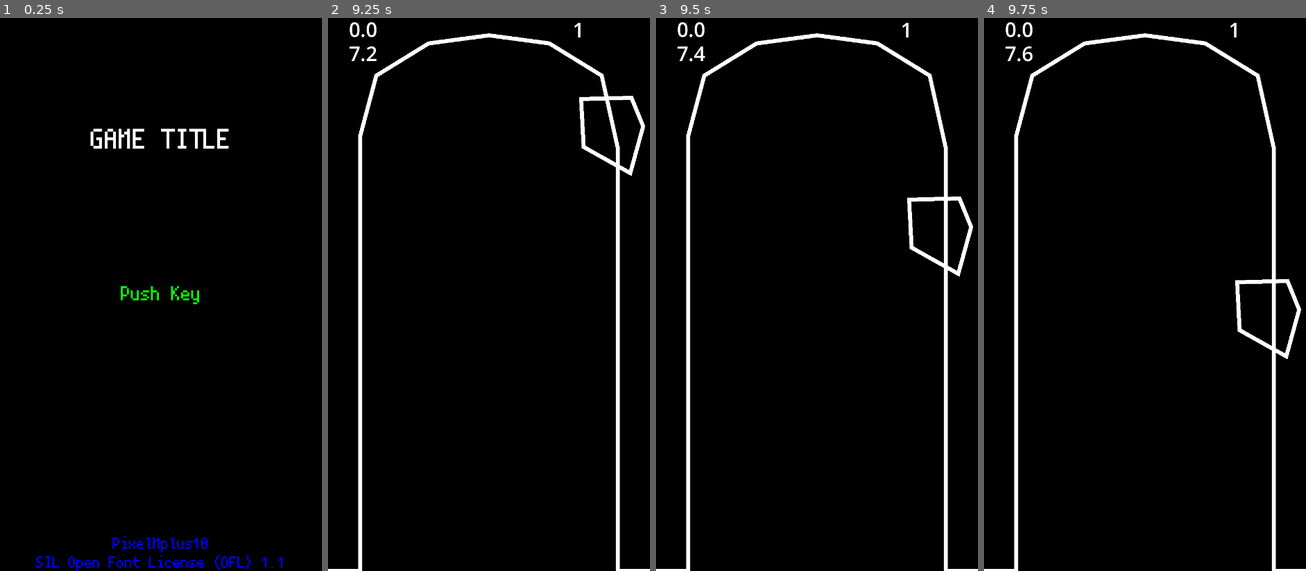
Above: before the commit, frames 1-4 (left to right).
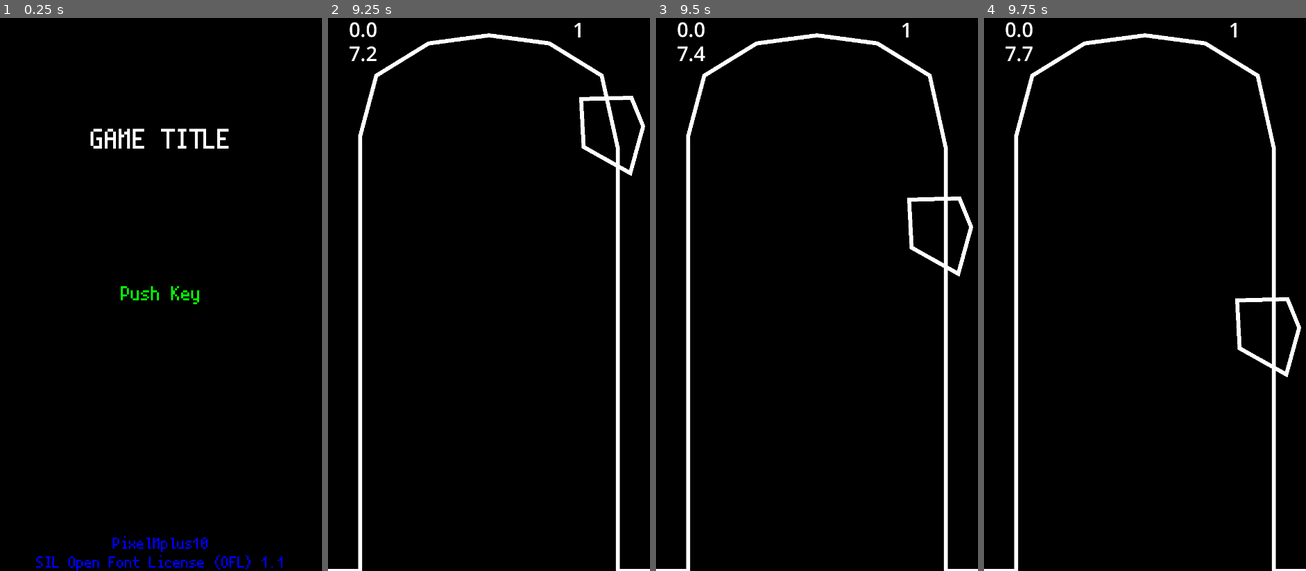
Above: after the commit, the same moments.

Repository: WOCae/L010
Game: Godot game, scene res://Scene/start_game.tscn
Two runs of this game, one before a commit and one after it. Both use one fixed random seed, a clock stepped at 60 frames per second and the inputs below.
Inputs (mouse positions are in pixels of both pictures, inside the frame that each line leads up to):
- Up to frame 1 (0.25 s): no input
- Up to frame 2 (9.25 s): tap Enter (ui_accept) at 0.5, 0.77, 0.8, 1.07, 1.35, 1.52, 1.82, 2.3, 3.02, 3.32, 3.6, 3.77, 4.07, 4.52, 4.82, 5.3, 5.85, 6.02, 6.32, 6.77, 6.8, 7.07, 7.52, 7.82, 8.1, 8.75, 9.02 s; move the mouse to (472, 405) at 0.52 s; hold Up (move_up) 0.53-2.03 s; tap Space (ui_select) at 0.6, 1.55, 2.1, 2.85, 4.35, 5.1, 6.05, 6.6, 7.35, 8.85 s; click (472, 405) at 0.67 s; move the mouse to (366, 56) at 1.27 s; click (366, 56) at 1.42 s; move the mouse to (469, 56) at 2.02 s; hold Left (move_left) 2.03-3.53 s; click (469, 56) at 2.17 s; move the mouse to (569, 56) at 2.77 s; click (569, 56) at 2.92 s; move the mouse to (440, 156) at 3.52 s; hold Down (move_down) 3.53-4.28 s; move the mouse to (559, 266) at 4.27 s; hold Right (move_right) 4.28-5.03 s; move the mouse to (424, 322) at 5.02 s; hold Up (move_up) 5.03-5.78 s; click (424, 322) at 5.17 s; move the mouse to (521, 172) at 5.77 s; hold Right (move_right) 5.78-8.03 s; move the mouse to (472, 405) at 6.52 s; move the mouse to (585, 377) at 7.27 s; click (585, 377) at 7.42 s; move the mouse to (392, 211) at 8.02 s; hold Down (move_down) 8.03-8.78 s; move the mouse to (505, 294) at 8.77 s; hold Left (move_left) from 8.78 s (still down)
- Up to frame 3 (9.5 s): keep holding Left (move_left); tap Enter (ui_accept) at 9.32 s
- Up to frame 4 (9.75 s): move the mouse to (1096, 156) at 9.52 s; release Left (move_left) at 9.53 s; hold Up (move_up) from 9.53 s (still down); tap Space (ui_select) at 9.6 s; click (1096, 156) at 9.67 s

Frames 1-3 are identical in both runs. In frame 4, 1.0% of the frame differs, in the area x 11-99%, y 5-65%.

Commit message:
Update bulletE1.gd

Diff:
--- a/enemy1/bulletE1.gd
+++ b/enemy1/bulletE1.gd
@@ -10,9 +10,10 @@
 	velocity.y = speed * -sin(deg_to_rad(deg))
 
 
+#func _process(delta):
+	#position += velocity * delta
 func _physics_process(delta):
 	position += velocity * delta
-
 
 func _on_visible_on_screen_notifier_2d_screen_exited():
 	queue_free()
@@ -21,6 +22,6 @@
 
 func _on_area_entered(area):
 	print("bullet:"+area.name)
-	if area.name == "Ball":
+	if area.name == "MAP" || area.name == "map":
 		queue_free()
-	pass # Replace with function body.
+	#pass # Replace with function body.
